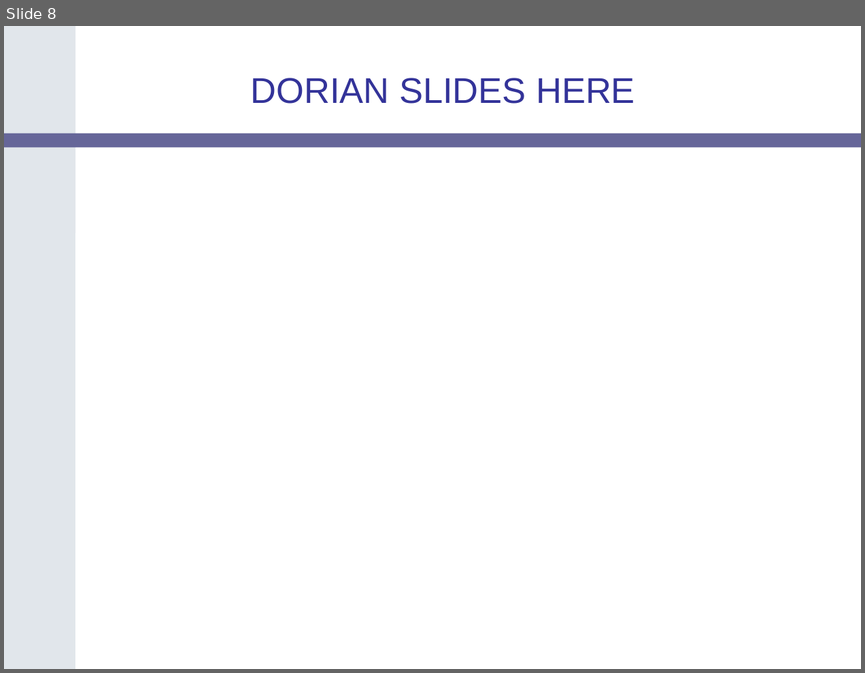
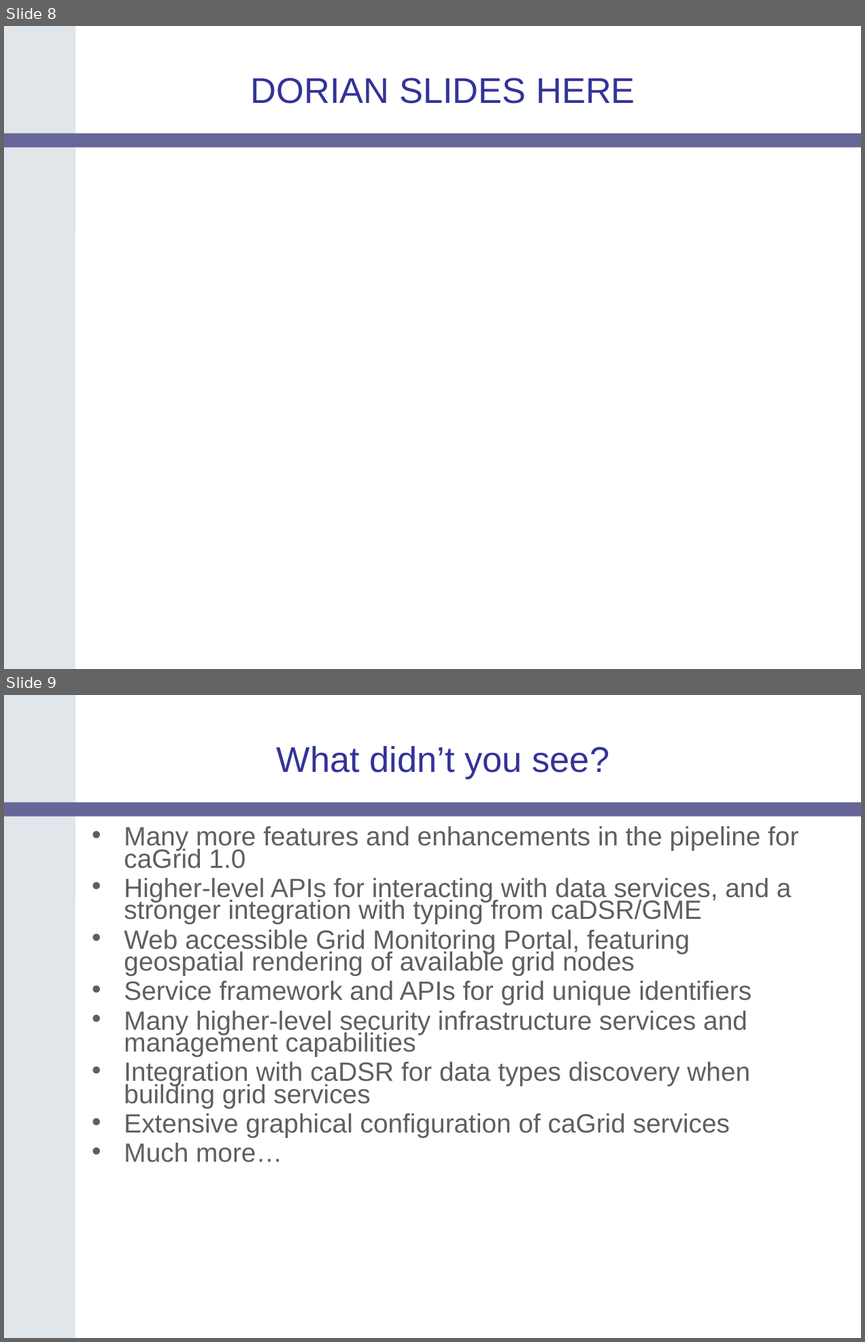
Before and after one commit to NCIP/cagrid-docs, a slide deck: presentations/200604_AnnualMeeting/caGrid-1.0-Demo.ppt. Shown one above the other, each under a label of ours: slide 8 before the commit, slides 8 and 9 after it. The pictures are 865x673 and 865x1342 pixels, drawn with LibreOffice and Linux fonts; fonts in the diff are those of the drawing; background and template pictures are left out. Boxes give left, top, right and bottom in pixels: in the first picture for what was removed or moved away, otherwise in the second. Text is boxed around its words. In the diff, an @@ line names an element or a change of style, - is before the commit and + after.

```diff
--- a/presentations/200604_AnnualMeeting/caGrid-1.0-Demo.ppt
+++ b/presentations/200604_AnnualMeeting/caGrid-1.0-Demo.ppt
@@ slide 9 added at <box>4,695,861,1338</box>, background #FFFFFF; not listed: 2 template elements that a slide beside it also shows @@
@@ title added at <box>277,746,610,779</box>, 30 pt, text #333399 @@
+What didn’t you see?
@@ text added at <box>124,826,798,1162</box>, 22.2 pt, text #5F5F5F @@
+• Many more features and enhancements in the pipeline for caGrid 1.0
+• Higher-level APIs for interacting with data services, and a stronger integration with typing from caDSR/GME
+• Web accessible Grid Monitoring Portal, featuring geospatial rendering of available grid nodes
+• Service framework and APIs for grid unique identifiers
+• Many higher-level security infrastructure services and management capabilities
+• Integration with caDSR for data types discovery when building grid services
+• Extensive graphical configuration of caGrid services
+• Much more…
```
Also in this commit, not shown: 4 other slides added, 2 slides removed.
